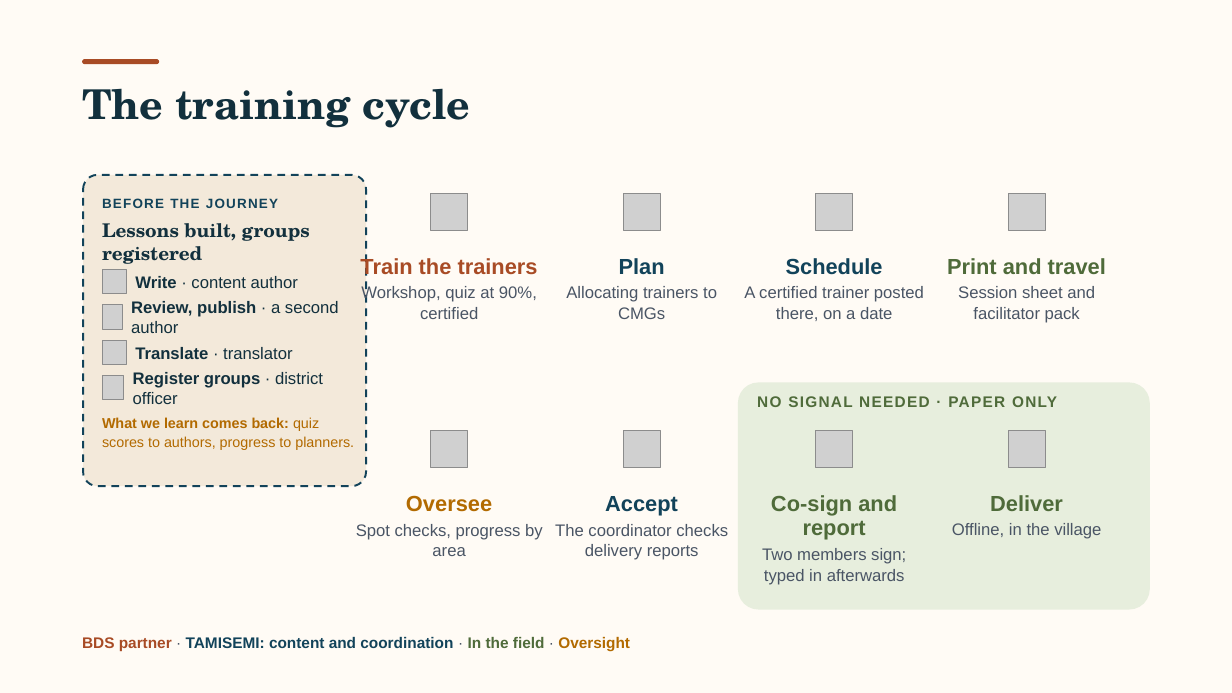
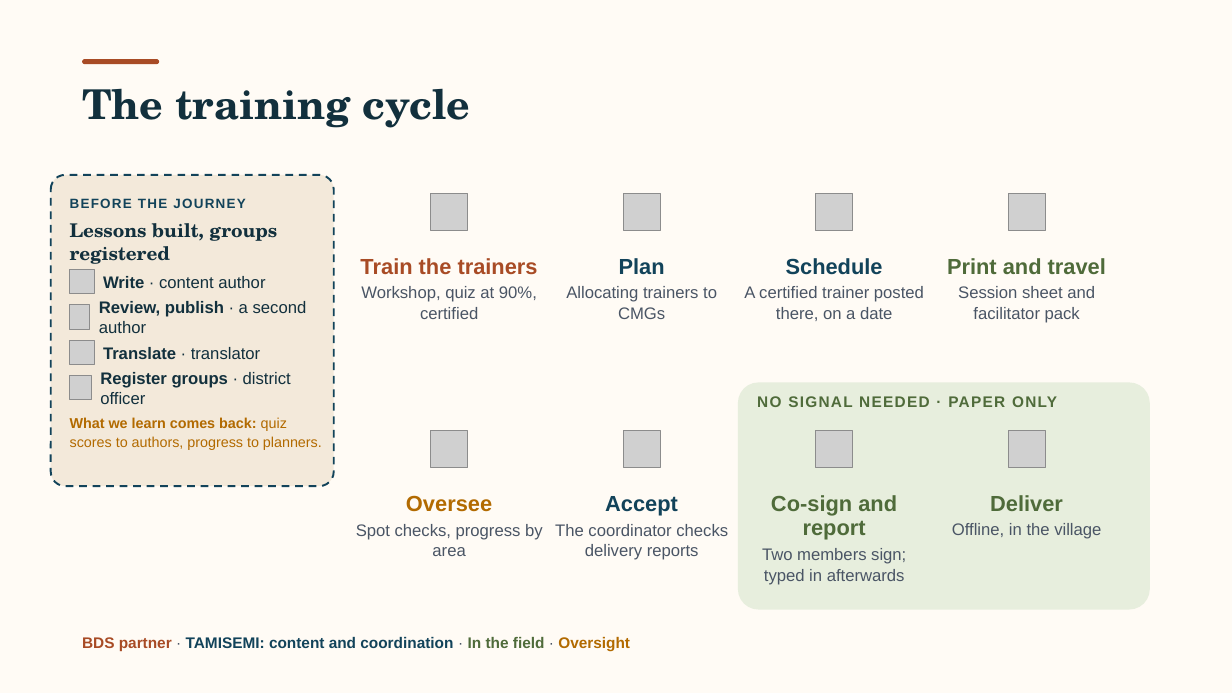
Before and after one commit to andvraman/cmg-cap, a slide deck: slide 2 of CMG-Training-system-introduction.pptx. Drawn at 1232x693 pixels with LibreOffice and Linux fonts; fonts in the diff are those of the drawing; grey boxes stand for pictures; background and template pictures are left out. Boxes give left, top, right and bottom in pixels: in the first picture for what was removed or moved away, otherwise in the second. Text is boxed around its words. In the diff, an @@ line names an element or a change of style, - is before the commit and + after.

Commit message:
Slide 2 overlap cleared, slide 4 spaced from its title, slide 6 wording

```diff
--- a/CMG-Training-system-introduction.pptx
+++ b/CMG-Training-system-introduction.pptx
@@ 4 texts, 1 rounded rectangle: place and size @@
-4 texts, 1 rounded rectangle at <box>83,175,366,486</box>
+4 texts, 1 rounded rectangle at <box>51,175,334,486</box>
@@ 4 pictures, 3 texts: place and size @@
-4 pictures, 3 texts at <box>102,198,354,450</box>
+4 pictures, 3 texts at <box>69,198,322,450</box>
```
Also in this commit, not shown: 2 other slides changed, 1 other file.
